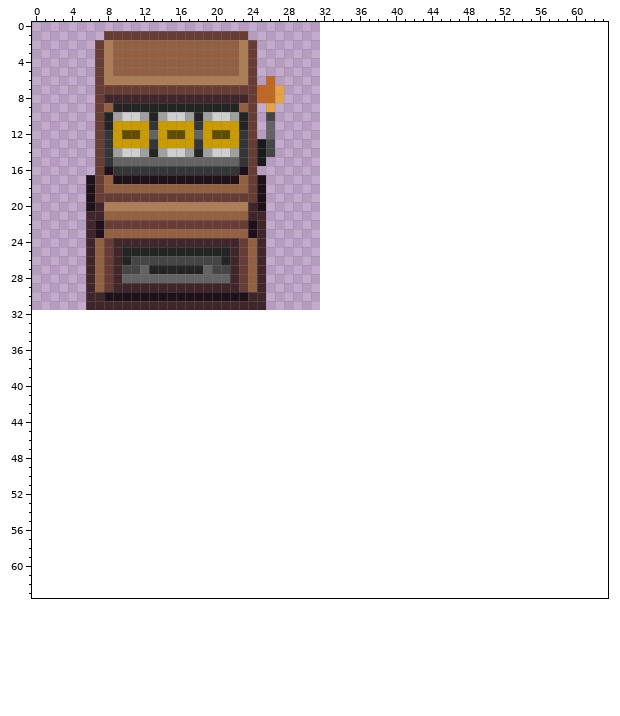
Two versions of one pixel-art sprite, Resources/Textures/_Goobstation/Structures/Machines/slotmachines/slotmachinehighroller.rsi/slotmachine.png. The picture above was drawn from the file before the commit.
The file is 32x32 pixels. Colours within 5 levels of each other are drawn and written as one. The old version is drawn lined up with the new one, on the new canvas.
New version:
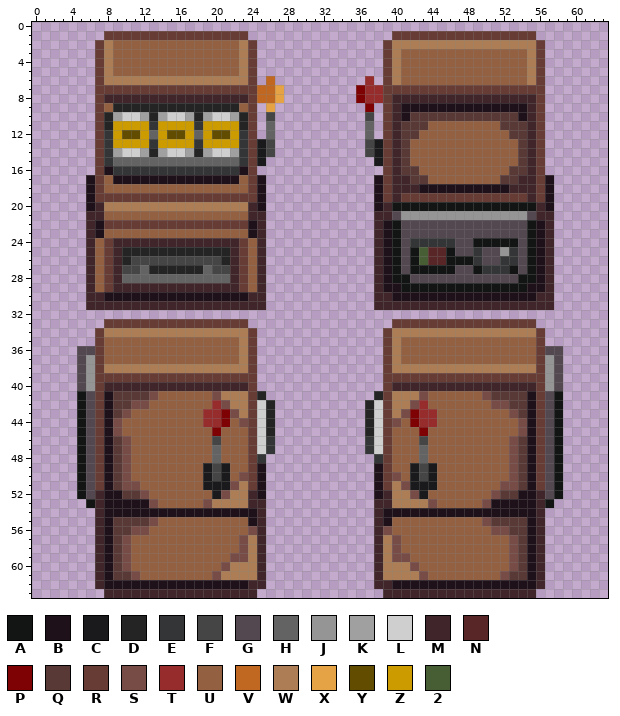
Palette (. is transparent): A #131514  B #1f1119  C #1a1a1c  D #242425  E #343536  F #454546  G #534750  H #636363  J #959595  K #a0a0a0  L #cecfce  M #40262b  N #592628  P #7e0204  Q #583935  R #673c35  S #774c46  T #962c2b  U #936042  V #c06822  W #ad7e55  X #e6a345  Y #614c00  Z #cc9b00  2 #475e34
Edits made:
canvas 32x32 -> 64x64
Changed rows in their new state; - is an unchanged pixel.
first column x 5:
 1 -----------------------------------RRRRRRRRRRRRRRRR---
 2 ----------------------------------RWWWWWWWWWWWWWWWWR--
 3 ----------------------------------RWUUUUUUUUUUUUUUWR--
 4 ----------------------------------RWUUUUUUUUUUUUUUWR--
 5 ----------------------------------RWUUUUUUUUUUUUUUWR--
 6 --------------------------------T-RWUUUUUUUUUUUUUUWR--
 7 -------------------------------PTTRRRRRRRRRRRRRRRRRR--
 8 -------------------------------PTTRMMMMMMMMMMMMMMMMR--
 9 --------------------------------P-RMBBBBBBBBBBBBBBMR--
10 --------------------------------F-RMBQQQQQQQQQQQQBMR--
11 --------------------------------H-RMQQQUUUUUUUUQQQMR--
12 --------------------------------H-RMQQUUUUUUUUUUQQMR--
13 --------------------------------FCRMQUUUUUUUUUUUUQMR--
14 --------------------------------FCRMQUUUUUUUUUUUUQMR--
15 ---------------------------------CRMQUUUUUUUUUUUUQMR--
16 ----------------------------------RMQQUUUUUUUUUUQQMR--
17 ---------------------------------BRMMQQUUUUUUUUQQMMRB-
18 ---------------------------------BRMMMBBBBBBBBBBMMMRB-
19 ---------------------------------BRMRRRRRRRRRRRRRRMRB-
20 ---------------------------------BMAAAAAAAAAAAAAAAAMB-
21 ---------------------------------MMGJJJJJJJJJJJJJJGMM-
22 ---------------------------------MBAGGGGGGGGGGGGGGABM-
23 ---------------------------------MBAGGGGGGGGGGGGGGABM-
24 ---------------------------------MBAGEEEEEGGAAAAAGABM-
25 ---------------------------------MBAGA2NNAGGEGGJEGABM-
26 ---------------------------------MBAGA2NNAAAEGGEEGABM-
27 ---------------------------------MBAGAAAAAGGAEEEAGABM-
28 ---------------------------------MBAAGGGGGGGGGGGGAABM-
29 ---------------------------------MBBAAAAAAAAAAAAAABBM-
30 ---------------------------------MMBBBBBBBBBBBBBBBBMM-
31 ---------------------------------MMMMMMMMMMMMMMMMMMMM-
33 ---RRRRRRRRRRRRRRRR----------------RRRRRRRRRRRRRRRR---
34 --RWWWWWWWWWWWWWWWWR--------------RWWWWWWWWWWWWWWWWR--
35 --RUUUUUUUUUUUUUUUWR--------------RWUUUUUUUUUUUUUUUR--
36 GGRUUUUUUUUUUUUUUUWR--------------RWUUUUUUUUUUUUUUURGG
37 GJRUUUUUUUUUUUUUUUWR--------------RWUUUUUUUUUUUUUUURJG
38 GJRWWWWWWWWWWWWWWWWR--------------RWWWWWWWWWWWWWWWWRJG
39 GJRRRRRRRRRRRRRRRRRR--------------RRRRRRRRRRRRRRRRRRJG
40 GJRMMMMMMMMMMMMMMMMR--------------RMMMMMMMMMMMMMMMMRJG
41 AGRBQQQQSUUUUUUSWWWRD------------DRWWWSUUUUUUSQQQQBRGA
42 AGRBQQSSUUUUUUUTSWWRLD----------DLRWWSTUUUUUUUSSQQBRGA
43 AGRBQSUUUUUUUUTTPSWRLD----------DLRWSPTTUUUUUUUUSQBRGA
44 AGRBSUUUUUUUUUTTPUSRLD----------DLRSUPTTUUUUUUUUUSBRGA
45 AGRBSUUUUUUUUUUPUUURLD----------DLRUUUPUUUUUUUUUUSBRGA
46 AGRBQSUUUUUUUUUFUUURLE----------ELRUUUFUUUUUUUUUSQBRGA
47 AGRBQSUUUUUUUUUHUUURLE----------ELRUUUHUUUUUUUUUSQBRGA
48 AGRBQSUUUUUUUUUHUUURE------------ERUUUHUUUUUUUUUSQBRGA
49 AGRBQSUUUUUUUUCFCUURB------------BRUUCFCUUUUUUUUSQBRGA
50 AGRBQSUUUUUUUUCFCUSRB------------BRSUCFCUUUUUUUUSQBRGA
51 AGRBQSSUUUUUUUCCCSWRB------------BRWSCCCUUUUUUUSSQBRGA
52 AGMBBQQSUUUUUUUCSWWMB------------BMWWSCUUUUUUUSQQBBMGA
53 -AMBBBBBSUUUUUSWWWWMM------------MMWWWWSUUUUUSBBBBBMA-
54 --MBBBBBBBBBBBBBBBBBM------------MBBBBBBBBBBBBBBBBBM--
55 --MBQQQQSUUUUUUUUUUBM------------MBUUUUUUUUUUSQQQQBM--
56 --MBQQSSUUUUUUUUUUUSM------------MSUUUUUUUUUUUSSQQBM--
57 --MBQSUUUUUUUUUUUUSWM------------MWSUUUUUUUUUUUUSQBM--
58 --MBQSUUUUUUUUUUUUSWM------------MWSUUUUUUUUUUUUSQBM--
59 --MBQSUUUUUUUUUUUSSWM------------MWSSUUUUUUUUUUUSQBM--
60 --MBQSUUUUUUUUUUSWWWM------------MWWWSUUUUUUUUUUSQBM--
61 --MBQQSUUUUUUUUSWWWWM------------MWWWWSUUUUUUUUSQQBM--
62 --MBBBBBBBBBBBBBBBBMM------------MMBBBBBBBBBBBBBBBBM--
63 ---MMMMMMMMMMMMMMMMM--------------MMMMMMMMMMMMMMMMM---
